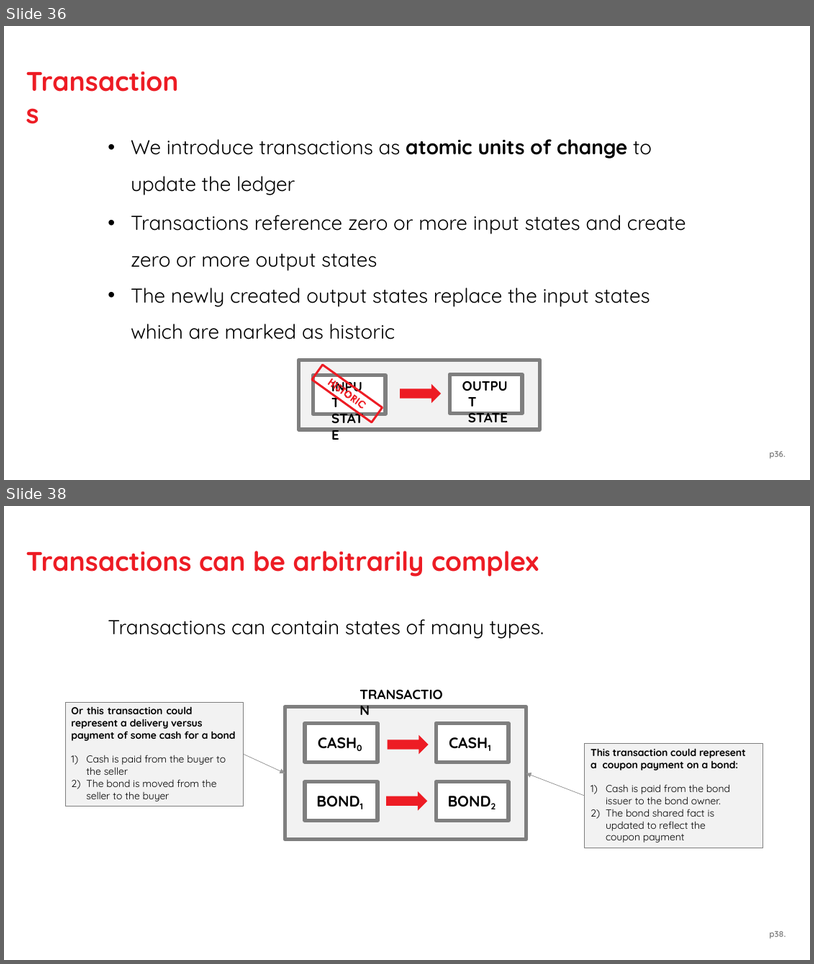
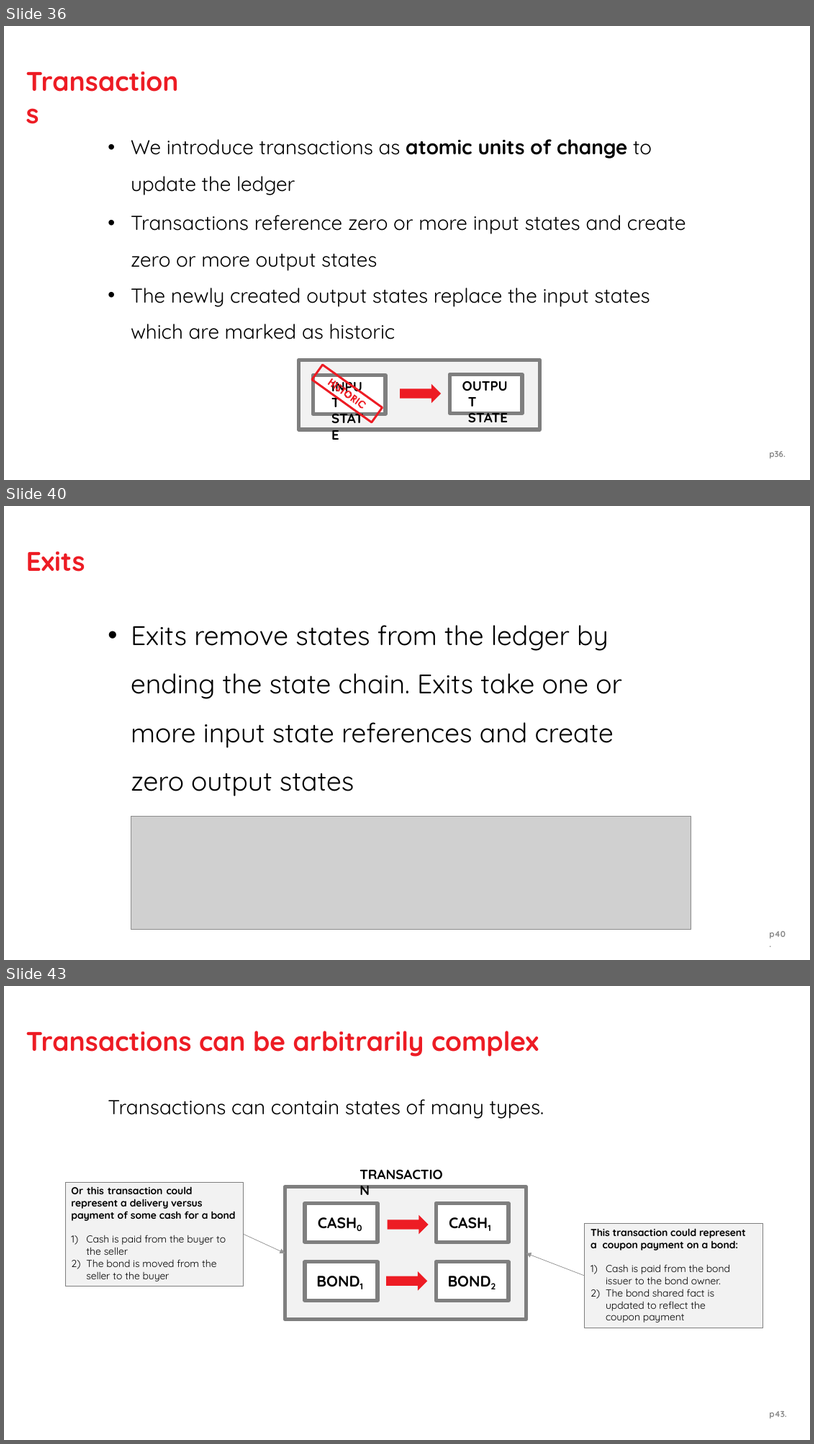
Before and after one commit to thinkgandhi/bg, a slide deck: Corda.pptx. Shown one above the other, each under a label of ours: slides 36 and 38 before the commit, slides 36, 40 and 43 after it; the slides between them are not shown. The pictures are 814x964 and 814x1444 pixels, drawn with LibreOffice and Linux fonts; fonts in the diff are those of the drawing; grey boxes stand for pictures. Boxes give left, top, right and bottom in pixels: in the first picture for what was removed or moved away, otherwise in the second. Text is boxed around its words. In the diff, an @@ line names an element or a change of style, - is before the commit and + after.

```diff
--- a/Corda.pptx
+++ b/Corda.pptx
@@ slide 40 added at <box>4,506,810,960</box>, background #FFFFFF @@
@@ title added at <box>26,551,85,572</box>, 32 pt, text #ED1C24, bold @@
+Exits
@@ text added at <box>131,625,622,796</box>, 32 pt, text #000000 @@
+• Exits remove states from the ledger by ending the state chain. Exits take one or more input state references and create zero output states
@@ picture added at <box>131,816,692,929</box> @@
@@ page number added at <box>769,931,786,938</box>, 10 pt, text #898989, bold @@
+p40.
@@ what was slide 38 is now slide 43 @@
@@ page number at <box>769,1411,787,1418</box>: text changed @@
-p38.
+p43.
```
Also in this commit, not shown: 20 slides changed, 6 other slides added.
